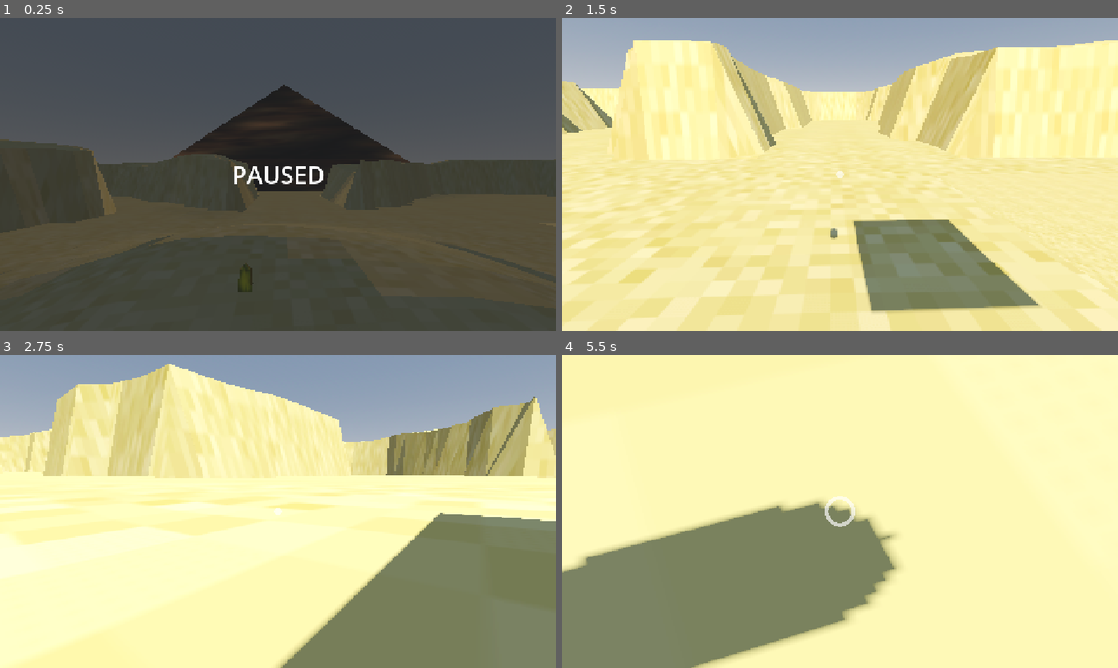
Above: before the commit, frames 1-4 (two rows, left to right).
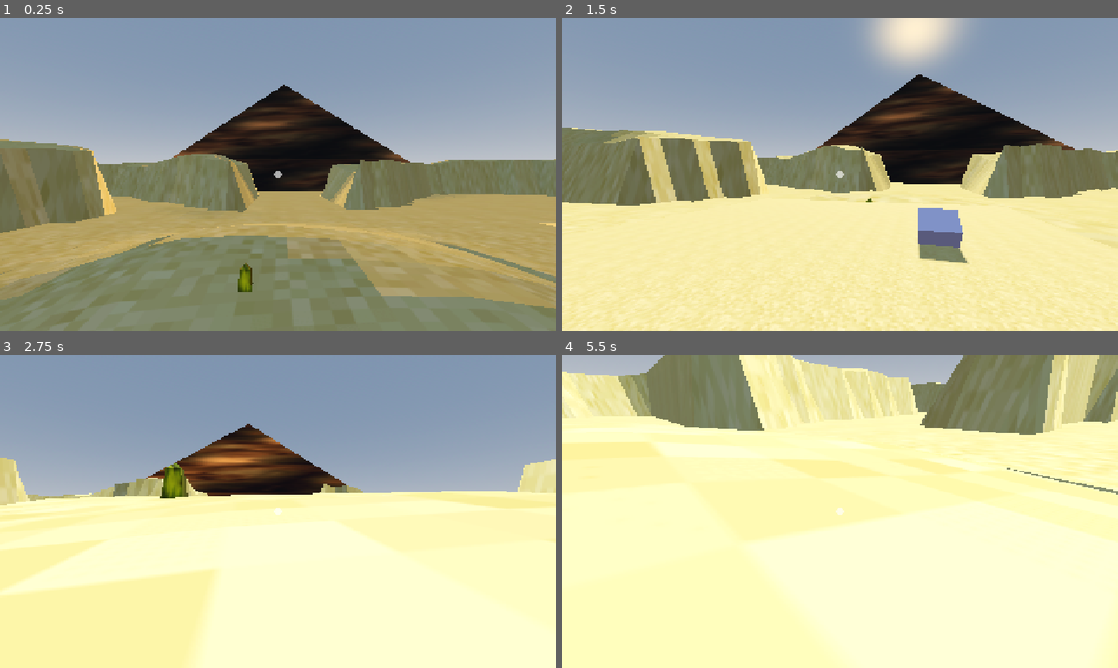
Above: after the commit, the same moments.

Repository: Octoan1/Respawn-Game-Jam-2025
Game: Godot game, scene res://scenes/main.tscn
The game is run twice, just before and just after one commit, with the same random seed, the same clock (stepped at 60 frames per second) and the same inputs.
Inputs (mouse positions are in pixels of both pictures, inside the frame that each line leads up to):
- Up to frame 1 (0.25 s): no input
- Up to frame 2 (1.5 s): tap Enter at 0.5 s; move the mouse to (962, 158) at 0.52 s; hold D (move_right) 0.53-1.28 s; click (962, 158) at 0.6 s; tap Space (jump) at 0.77 s; move the mouse to (812, 174) at 1.27 s; hold W (move_forward) from 1.28 s (still down); click (812, 174) at 1.35 s
- Up to frame 3 (2.75 s): keep holding W (move_forward); tap Space (jump) at 1.52 s; move the mouse to (289, 505) at 2.02 s; click (289, 505) at 2.1 s
- Up to frame 4 (5.5 s): move the mouse to (834, 517) at 2.77 s; click (834, 517) at 2.85 s; tap Space (jump) at 3.02, 3.77, 4.52 s; move the mouse to (878, 514) at 3.52 s; click (878, 514) at 3.6 s; tap Escape (pause) at 4.15 s; move the mouse to (673, 464) at 4.27 s; release W (move_forward) at 4.28 s; hold A (move_left) 4.28-5.03 s; click (673, 464) at 4.35 s; move the mouse to (845, 511) at 5.02 s; hold W (move_forward) from 5.03 s (still down); click (845, 511) at 5.1 s

The runs differ from the first frame. In frame 1, 94% of the frame differs, in the area x 0-100%, y 0-100%; in frame 2, 61%; in frame 3, 63%; in frame 4, 63%.

Commit message:
changed ui manager and some other systesms
- made ui manager a little more moduler, as long as ui is a child of base scene node it should be fine
- made pause stop the time of day
- commented out unecessary? part of oon.gd
- made game launch unpaused
- halved base sensitivity

Diff:
--- a/project.godot
+++ b/project.godot
@@ -13,7 +13,7 @@
 config/name="Respawn Game Jam"
 run/main_scene="uid://b8k07vwbcoo4v"
 config/features=PackedStringArray("4.5", "Forward Plus")
-config/icon="uid://cfalcb7urqyyx"
+config/icon="uid://qd3hwn6pphqa"
 
 [autoload]
 
@@ -23,6 +23,7 @@
 
 [display]
 
+window/size/mode=2
 window/stretch/mode="canvas_items"
 
 [input]
--- a/scenes/main.tscn
+++ b/scenes/main.tscn
@@ -20,6 +20,7 @@
 
 func _ready():
 	#Input.set_mouse_mode(Input.MOUSE_MODE_CAPTURED)  # optional for mouse look
+	UIManager.set_paused(false)
 	pass
 
 func _unhandled_input(event):
--- a/scenes/moon.gd
+++ b/scenes/moon.gd
@@ -12,7 +12,7 @@
 	if material_override == null:
 		material_override = StandardMaterial3D.new()
 	material_override.albedo_color = base_color
-	material_override.unshaded = true
+	#material_override.unshaded = true
 
 func _process(_delta: float) -> void:
 	var t = GlobalTime.time_of_day
--- a/scripts/Settings.gd
+++ b/scripts/Settings.gd
@@ -1,4 +1,4 @@
 extends Node
-var MOUSE_X : float = .01 #Values Should be between .001 and .99
-var MOUSE_Y : float = .01 #Values Should be between .001 and .99
+var MOUSE_X : float = .005 #Values Should be between .001 and .99
+var MOUSE_Y : float = .005 #Values Should be between .001 and .99
 var VOLUME : int = 50 #Valuse Should be between 0 and 100
--- a/scripts/ui_manager.gd
+++ b/scripts/ui_manager.gd
@@ -1,7 +1,7 @@
 extends Node
 
 # base ui node
-@onready var ui = get_node("/root/Main/UI")
+@onready var ui = get_tree().get_current_scene().find_child("UI")
 
 # menu handling
 @onready var pause_menu = ui.find_child("PauseMenu")
@@ -31,6 +31,7 @@
 	current_ui_state = UIState.PAUSED if paused else UIState.NORMAL
 
 	#get_tree().paused = paused
+	GlobalTime.stopped = paused
 	pause_menu.visible = paused
 	crosshair.visible = !paused
 	Input.set_mouse_mode(Input.MOUSE_MODE_VISIBLE if paused else Input.MOUSE_MODE_CAPTURED)
